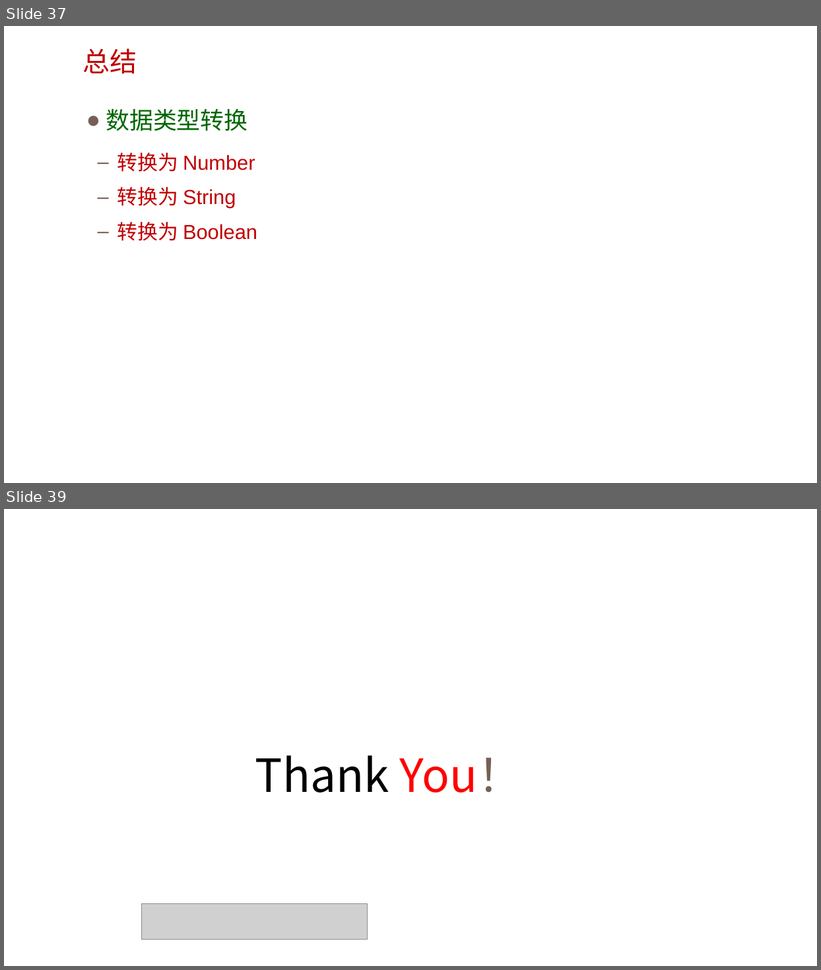
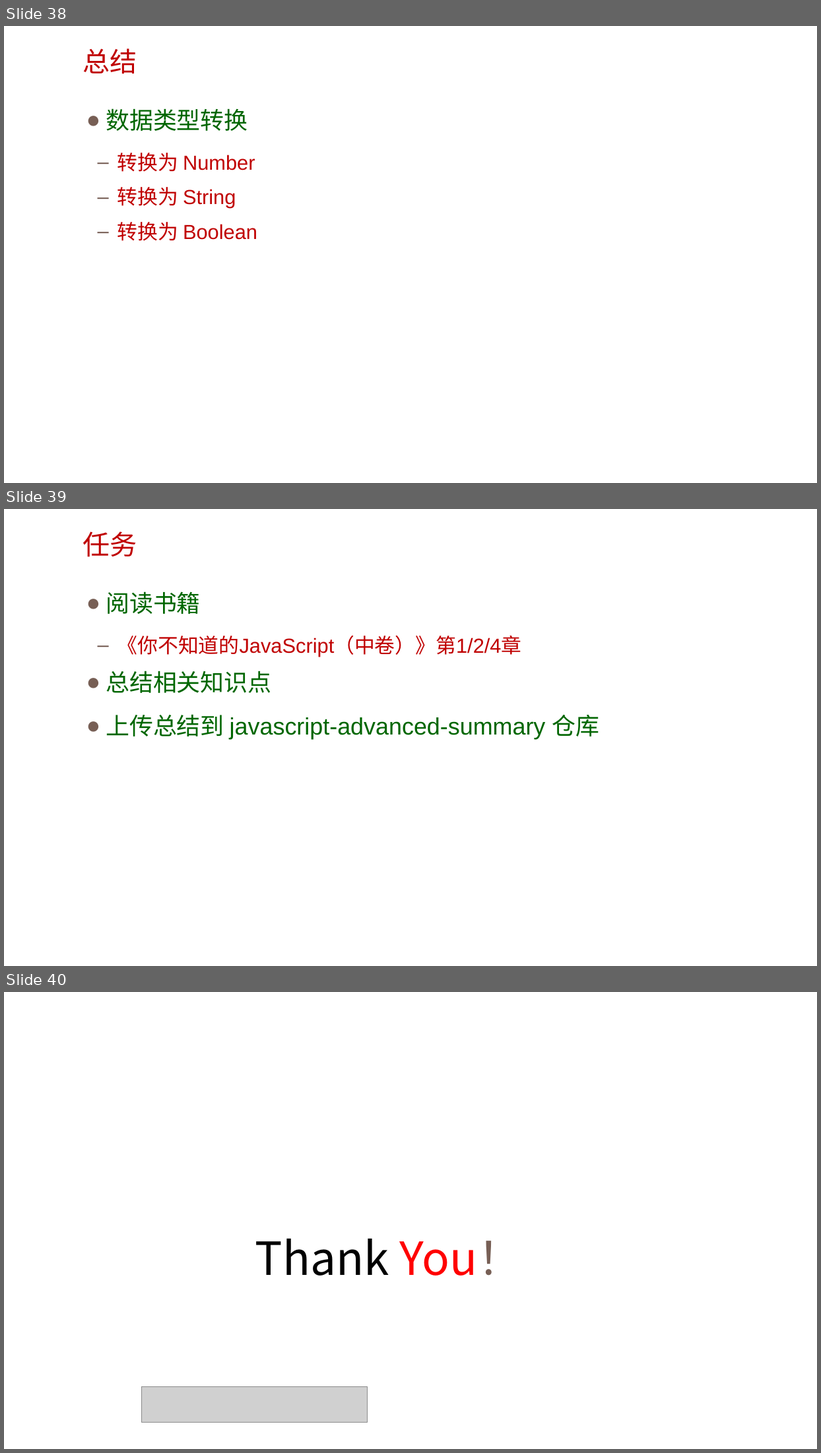
Before and after one commit to xiaoixao/javascript-advanced, a slide deck: 02.数据类型以及存储和转换/02.数据类型以及存储和转换.pptx. Shown one above the other, each under a label of ours: slides 37 and 39 before the commit, slides 38, 39 and 40 after it; the slides between them are not shown. The pictures are 821x970 and 821x1453 pixels, drawn with LibreOffice and Linux fonts; fonts in the diff are those of the drawing; grey boxes stand for pictures; background and template pictures are left out. Boxes give left, top, right and bottom in pixels: in the first picture for what was removed or moved away, otherwise in the second. Text is boxed around its words. In the diff, an @@ line names an element or a change of style, - is before the commit and + after.

```diff
--- a/02.数据类型以及存储和转换/02.数据类型以及存储和转换.pptx
+++ b/02.数据类型以及存储和转换/02.数据类型以及存储和转换.pptx
@@ slide 39 added at (4, 509, 817, 966), background picture (left out) @@
@@ text added at (83, 531, 137, 557), 32 pt, text #C00000 @@
+任务
@@ text added at (106, 591, 599, 739), 28 pt, text #006600 @@
+● 阅读书籍
+  – 《你不知道的JavaScript（中卷）》第1/2/4章
+● 总结相关知识点
+● 上传总结到 javascript-advanced-summary 仓库
@@ what was slide 37 is now slide 38 @@
@@ what was slide 39 is now slide 40 @@
```
Also in this commit, not shown: 2 other files.
